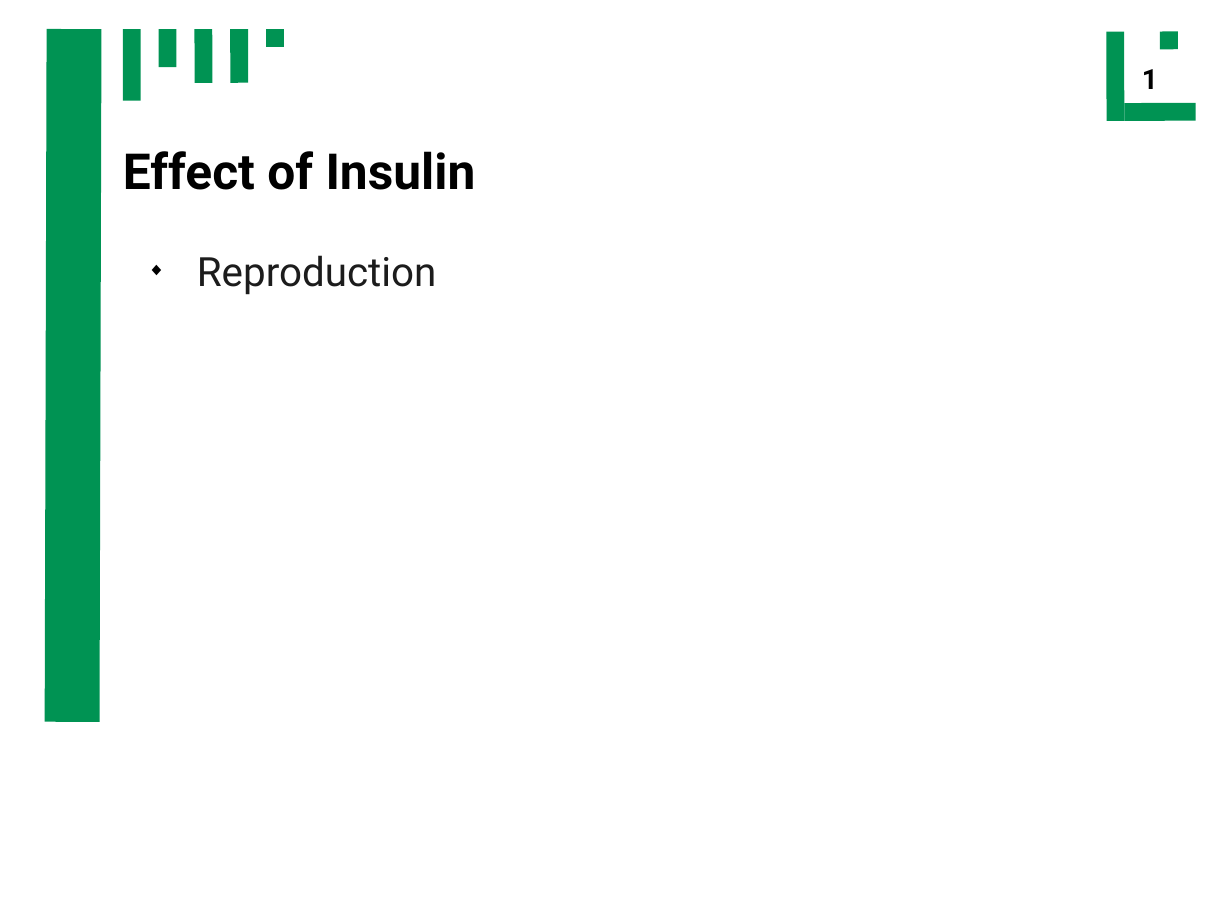
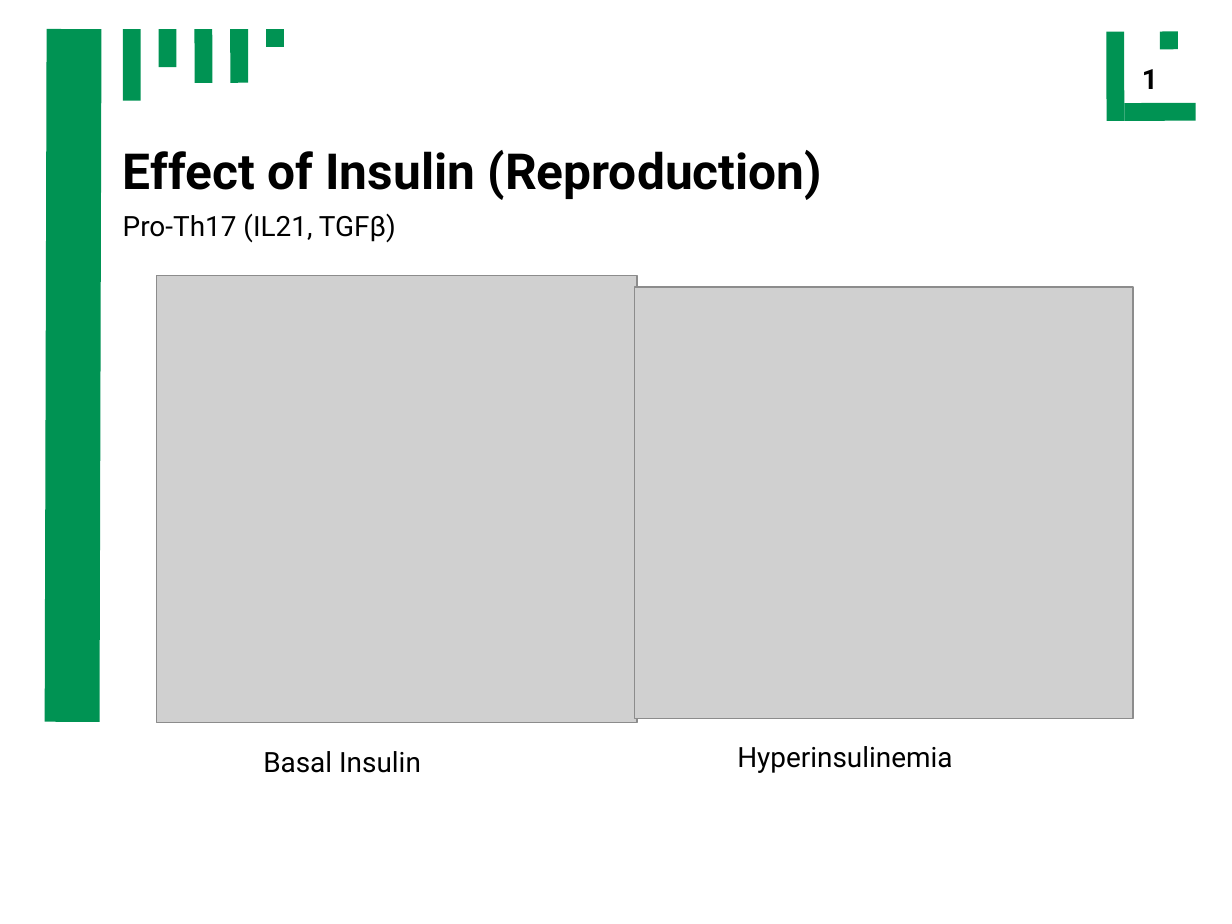
Before and after one commit to ch4perone/HaveFunWithSysBio, a slide deck: slide 15 of presentation.odp. Drawn at 1232x924 pixels with LibreOffice and Linux fonts; fonts in the diff are those of the drawing; grey boxes stand for pictures. Boxes give left, top, right and bottom in pixels: in the first picture for what was removed or moved away, otherwise in the second. Text is boxed around its words. In the diff, an @@ line names an element or a change of style, - is before the commit and + after.

```diff
--- a/presentation.odp
+++ b/presentation.odp
@@ title at [123, 150, 822, 200]: text changed @@
-Effect of Insulin
+Effect of Insulin (Reproduction)
@@ text added at [123, 213, 396, 242], 18 pt, text #000000 @@
+Pro-Th17 (IL21, TGFβ)
@@ text removed at [197, 255, 437, 295] @@
-◆ Reproduction
@@ picture added at [157, 276, 637, 723] @@
@@ picture added at [635, 287, 1134, 719] @@
@@ text added at [737, 746, 952, 773], 18 pt, text #000000 @@
+Hyperinsulinemia
@@ text added at [263, 751, 421, 773], 18 pt, text #000000 @@
+Basal Insulin
```
Also in this commit, not shown: 4 other slides changed, 4 slides added, 2 slides removed, 1 other file.
